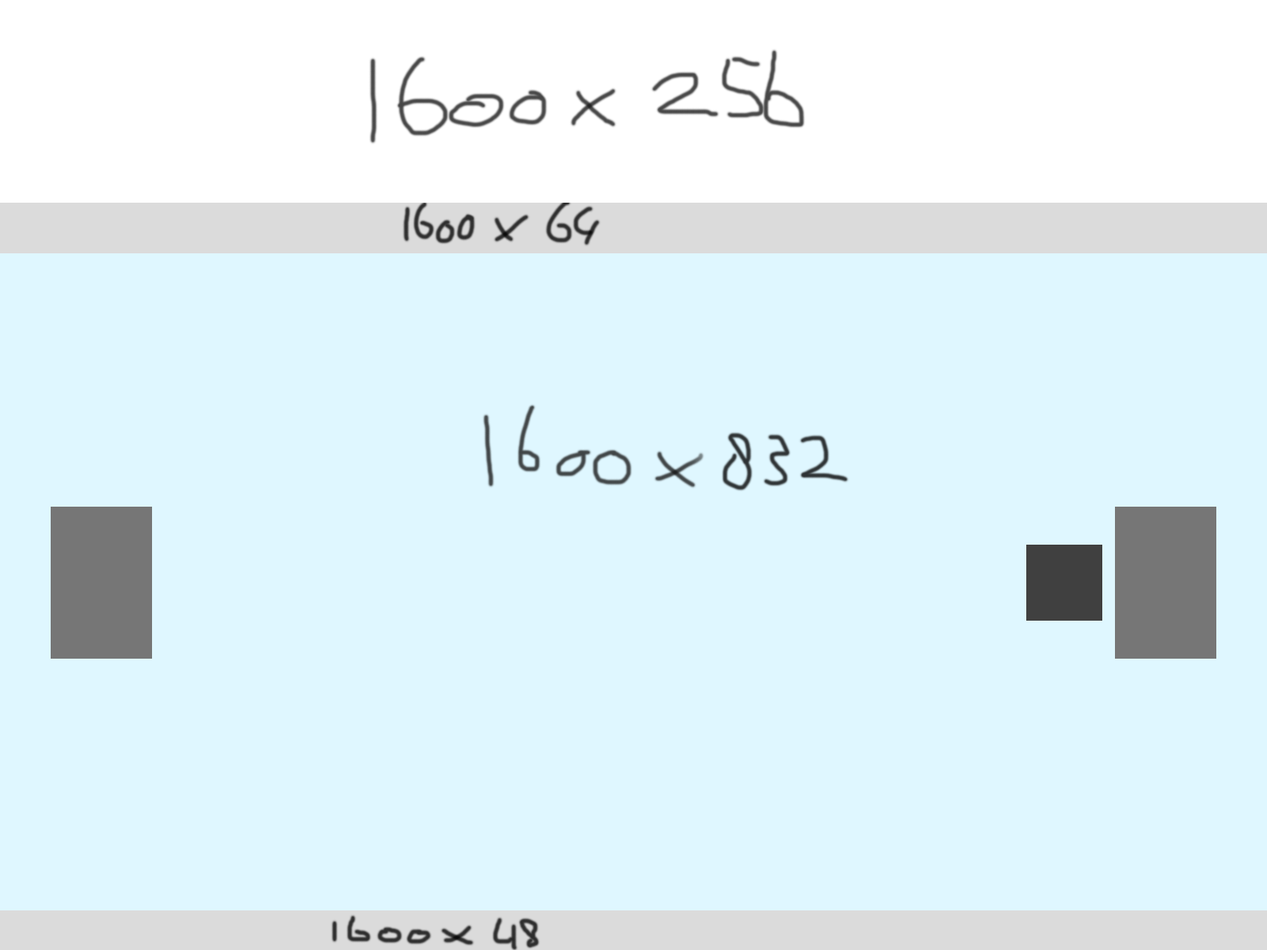
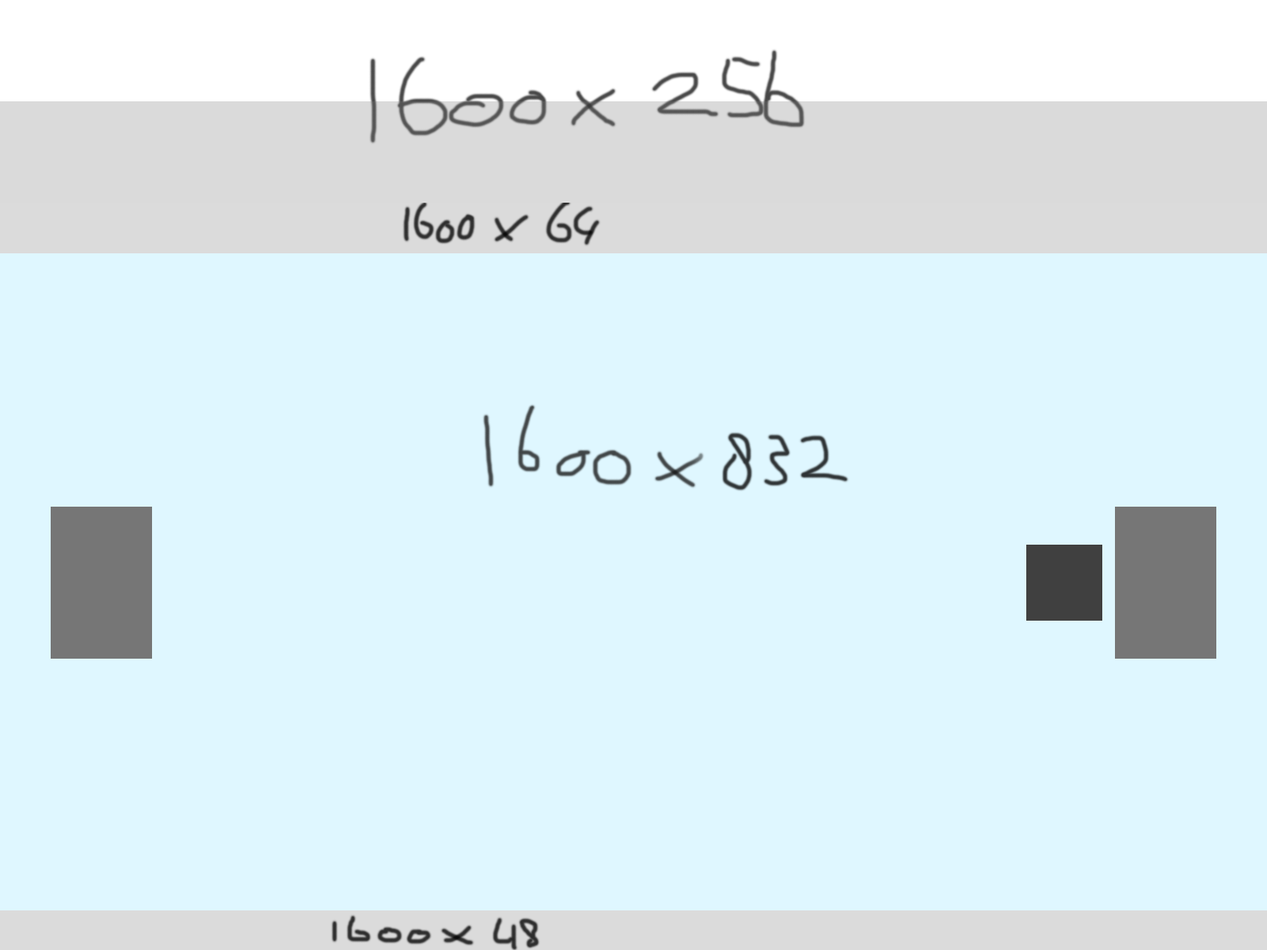
Before/after of a (1267, 950) layered artwork. What changed in the layer stack:
added layer "Layer 4" (27%) above "Layer 3 copy" over [0, 101, 1267, 203]
